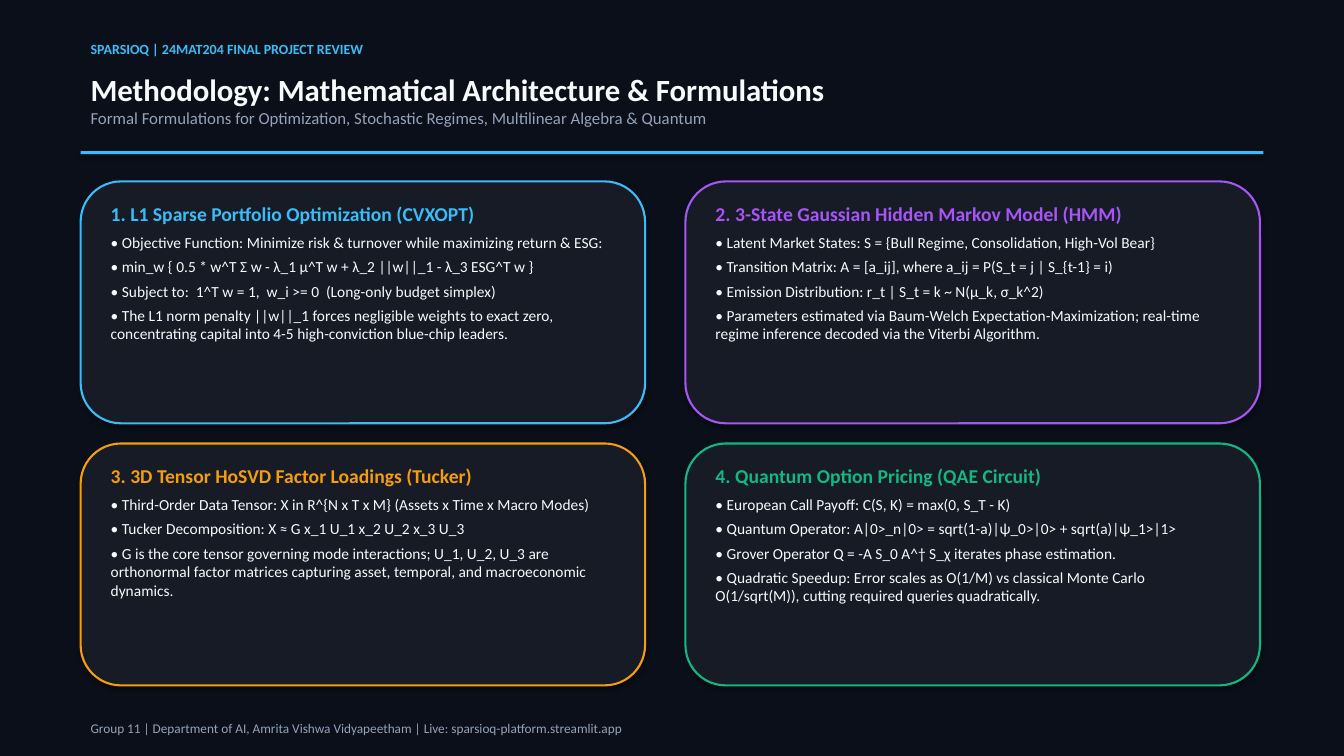
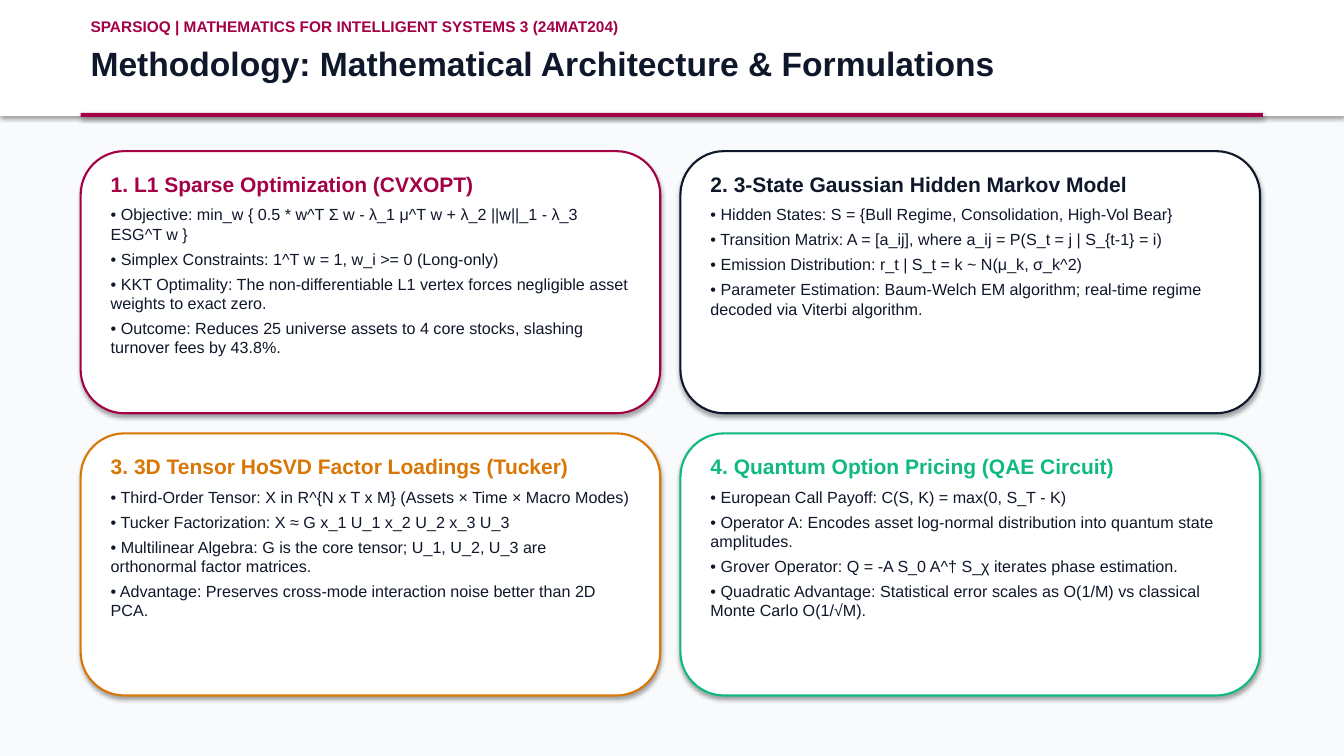
Before and after one commit to mhalsa-aine/SparsioQ-Platform, a slide deck: slide 6 of SparsioQ_Final_Project_Review_Presentation.pptx. Drawn at 1344x756 pixels with LibreOffice and Linux fonts; fonts in the diff are those of the drawing. Boxes give left, top, right and bottom in pixels: in the first picture for what was removed or moved away, otherwise in the second. Text is boxed around its words. In the diff, an @@ line names an element or a change of style, - is before the commit and + after.

```diff
--- a/SparsioQ_Final_Project_Review_Presentation.pptx
+++ b/SparsioQ_Final_Project_Review_Presentation.pptx
@@ rectangle at (0,0,1344,756): fill #0B0F19 to #F8FAFC @@
@@ rectangle: place and size @@
-rectangle at (91,45,363,56)
+rectangle at (0,0,1344,116)
@@ rectangle at (0,0,1344,116): fill none to #FFFFFF; shadow on @@
@@ text at (91,21,618,35): text changed; size 12 to 11 pt; font Calibri to Arial; text colour #94A3B8 to #A30046; bold on @@
-Methodology: Mathematical Architecture & Formulations
-Formal Formulations for Optimization, Stochastic Regimes, Multilinear Algebra & Quantum
+SPARSIOQ | MATHEMATICS FOR INTELLIGENT SYSTEMS 3 (24MAT204)
@@ text in rectangle at (91,45,363,56): text removed @@
-SPARSIOQ | 24MAT204 FINAL PROJECT REVIEW
@@ text added at (91,51,995,83), 24 pt, text #0F172A, bold @@
+Methodology: Mathematical Architecture & Formulations
@@ rectangle: place and size @@
-rectangle at (81,151,1263,154)
+rectangle at (81,113,1263,117)
@@ rectangle at (81,113,1263,117): fill #38BDF8 to #A30046 @@
@@ rounded rectangle: place and size @@
-rounded rectangle at (81,181,645,423)
+rounded rectangle at (81,151,660,413)
@@ rounded rectangle at (81,151,660,413): fill #161B26 to #FFFFFF; outline #38BDF8 1.5 pt to #A30046 1.5 pt @@
@@ text at (111,176,628,357): text changed; size 11 to 11.5 pt; font Calibri to Arial; text colour #F8FAFC to #0F172A @@
-1. L1 Sparse Portfolio Optimization (CVXOPT)
-• Objective Function: Minimize risk & turnover while maximizing return & ESG:
-• min_w { 0.5 * w^T Σ w - λ_1 μ^T w + λ_2 ||w||_1 - λ_3 ESG^T w }
-• Subject to: 1^T w = 1, w_i >= 0 (Long-only budget simplex)
-• The L1 norm penalty ||w||_1 forces negligible weights to exact zero, concentrating capital into 4-5 high-conviction blue-chip leaders.
+1. L1 Sparse Optimization (CVXOPT)
+• Objective: min_w { 0.5 * w^T Σ w - λ_1 μ^T w + λ_2 ||w||_1 - λ_3 ESG^T w }
+• Simplex Constraints: 1^T w = 1, w_i >= 0 (Long-only)
+• KKT Optimality: The non-differentiable L1 vertex forces negligible asset weights to exact zero.
+• Outcome: Reduces 25 universe assets to 4 core stocks, slashing turnover fees by 43.8%.
@@ rounded rectangle: place and size @@
-rounded rectangle at (686,181,1260,423)
+rounded rectangle at (681,151,1260,413)
@@ rounded rectangle at (681,151,1260,413): fill #161B26 to #FFFFFF; outline #A855F7 1.5 pt to #0F172A 1.5 pt @@
@@ text "2. 3-State Gaussian Hidden Markov ...": place and size @@
-text "2. 3-State Gaussian Hidden Markov ..." at (715,206,1200,342)
+text "2. 3-State Gaussian Hidden Markov ..." at (710,176,1201,318)
@@ text at (710,176,1172,224): text changed; size 11 to 11.5 pt; font Calibri to Arial; text colour #F8FAFC to #0F172A @@
-2. 3-State Gaussian Hidden Markov Model (HMM)
-• Latent Market States: S = {Bull Regime, Consolidation, High-Vol Bear}
+2. 3-State Gaussian Hidden Markov Model
+• Hidden States: S = {Bull Regime, Consolidation, High-Vol Bear}
@@ text at (721,258,1082,274): size 11 to 11.5 pt, font Calibri to Arial, text colour #F8FAFC to #0F172A in "• Transition Matrix: A = [a_ij], where ...", "• Emission Distribution: r_t | S_t = ..." @@
@@ text at (710,283,1201,318): text changed; size 11 to 11.5 pt; font Calibri to Arial; text colour #F8FAFC to #0F172A @@
-• Parameters estimated via Baum-Welch Expectation-Maximization; real-time regime inference decoded via the Viterbi Algorithm.
+• Parameter Estimation: Baum-Welch EM algorithm; real-time regime decoded via Viterbi algorithm.
@@ rounded rectangle: place and size @@
-rounded rectangle at (81,444,645,686)
+rounded rectangle at (81,434,660,696)
@@ rounded rectangle at (81,434,660,696): fill #161B26 to #FFFFFF; outline #F59E0B 1.5 pt to #D97706 1.5 pt @@
@@ text "3. 3D Tensor HoSVD Factor ...": place and size @@
-text "3. 3D Tensor HoSVD Factor ..." at (111,468,589,599)
+text "3. 3D Tensor HoSVD Factor ..." at (111,458,629,616)
@@ rounded rectangle: place and size @@
-rounded rectangle at (686,444,1260,686)
+rounded rectangle at (681,434,1260,696)
@@ rounded rectangle at (681,434,1260,696): fill #161B26 to #FFFFFF @@
@@ text "4. Quantum Option Pricing (QAE ...": place and size @@
-text "4. Quantum Option Pricing (QAE ..." at (715,469,1176,604)
+text "4. Quantum Option Pricing (QAE ..." at (710,458,1213,620)
@@ text at (111,458,568,478): size 14 to 15 pt, font Calibri to Arial, text colour #F59E0B to #D97706 in "3. 3D Tensor HoSVD Factor Loadings (Tucker)" @@
@@ text at (710,458,1113,507): size 14 to 15 pt in "4. Quantum Option Pricing (QAE Circuit)"; font Calibri to Arial in "4. Quantum Option Pricing (QAE Circuit)", "• European Call Payoff: C(S, K) = ..."; size 11 to 11.5 pt, text colour #F8FAFC to #0F172A in "• European Call Payoff: C(S, K) = ..." @@
@@ text at (111,491,629,616): text changed; size 11 to 11.5 pt; font Calibri to Arial; text colour #F8FAFC to #0F172A @@
-• Third-Order Data Tensor: X in R^{N x T x M} (Assets x Time x Macro Modes)
-• Tucker Decomposition: X ≈ G x_1 U_1 x_2 U_2 x_3 U_3
-• G is the core tensor governing mode interactions; U_1, U_2, U_3 are orthonormal factor matrices capturing asset, temporal, and macroeconomic dynamics.
+• Third-Order Tensor: X in R^{N x T x M} (Assets × Time × Macro Modes)
+• Tucker Factorization: X ≈ G x_1 U_1 x_2 U_2 x_3 U_3
+• Multilinear Algebra: G is the core tensor; U_1, U_2, U_3 are orthonormal factor matrices.
+• Advantage: Preserves cross-mode interaction noise better than 2D PCA.
@@ text at (710,516,1213,620): text changed; size 11 to 11.5 pt; font Calibri to Arial; text colour #F8FAFC to #0F172A @@
-• Quantum Operator: A|0>_n|0> = sqrt(1-a)|ψ_0>|0> + sqrt(a)|ψ_1>|1>
-• Grover Operator Q = -A S_0 A^† S_χ iterates phase estimation.
-• Quadratic Speedup: Error scales as O(1/M) vs classical Monte Carlo O(1/sqrt(M)), cutting required queries quadratically.
+• Operator A: Encodes asset log-normal distribution into quantum state amplitudes.
+• Grover Operator: Q = -A S_0 A^† S_χ iterates phase estimation.
+• Quadratic Advantage: Statistical error scales as O(1/M) vs classical Monte Carlo O(1/√M).
@@ text removed at (91,724,621,735) @@
-Group 11 | Department of AI, Amrita Vishwa Vidyapeetham | Live: sparsioq-platform.streamlit.app
```
Also in this commit, not shown: 9 other slides changed, 3 slides added, 8 slides removed.
